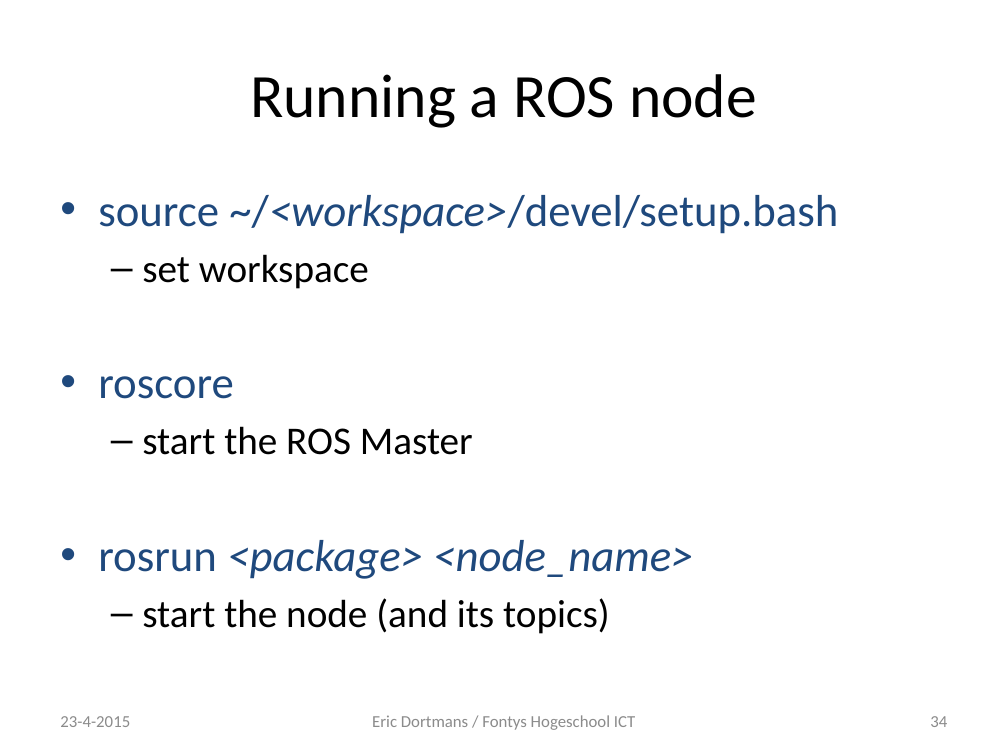
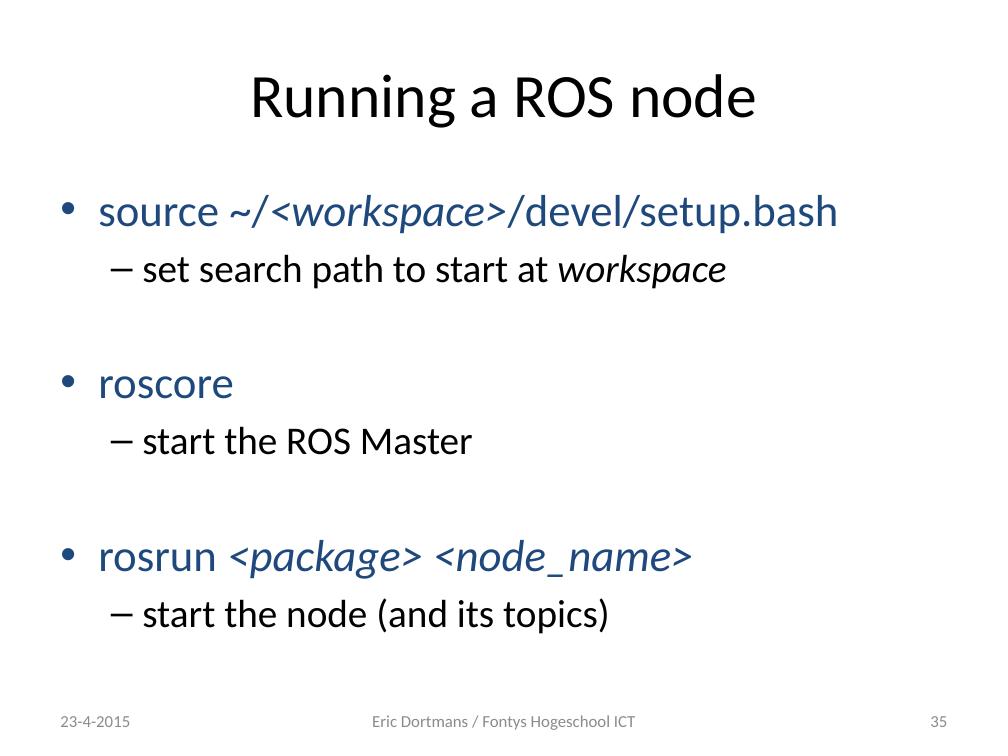
Before and after one commit to dortmans/ros_workshop, a slide deck: slide 35 of deel1.pptx (slide 34 before the commit). Drawn at 1008x756 pixels with LibreOffice and Linux fonts; fonts in the diff are those of the drawing. Boxes give left, top, right and bottom in pixels: in the first picture for what was removed or moved away, otherwise in the second. Text is boxed around its words. In the diff, an @@ line names an element or a change of style, - is before the commit and + after.

```diff
--- a/deel1.pptx
+++ b/deel1.pptx
@@ text at [142,254,726,289]: text changed @@
-  – set workspace
+  – set search path to start at workspace
@@ page number at [930,716,947,727]: text changed @@
-34
+35
```
Also in this commit, not shown: 10 other slides changed, 1 slide added, 6 slides removed.
